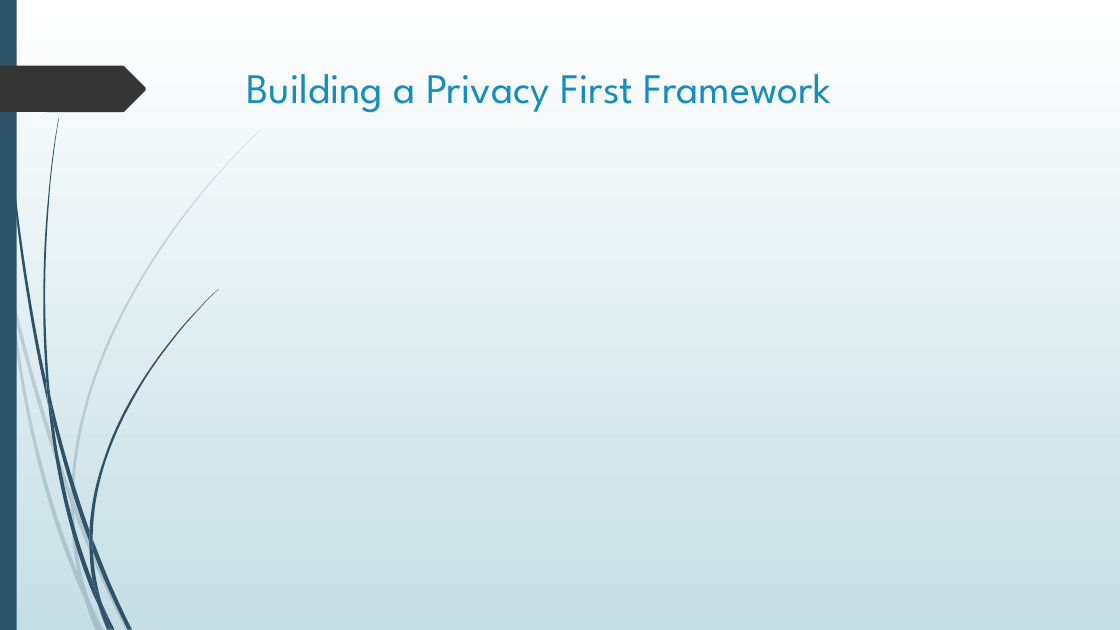
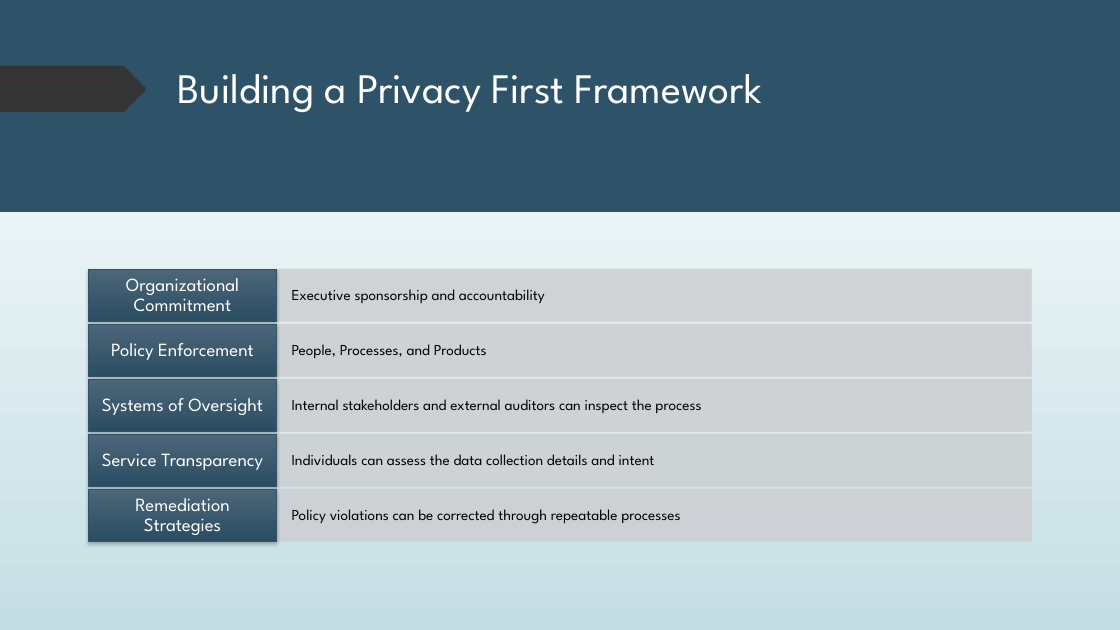
Before and after one commit to dr-natetorious/TIM-7030-Managing_Risks_and_Privacy, a slide deck: slide 12 of Week7_MasterDataMgmt/BachmeierNTIM7030-7.pptx. Drawn at 1120x630 pixels with LibreOffice and Linux fonts; fonts in the diff are those of the drawing. Boxes give left, top, right and bottom in pixels: in the first picture for what was removed or moved away, otherwise in the second. Text is boxed around its words. In the diff, an @@ line names an element or a change of style, - is before the commit and + after.

```diff
--- a/Week7_MasterDataMgmt/BachmeierNTIM7030-7.pptx
+++ b/Week7_MasterDataMgmt/BachmeierNTIM7030-7.pptx
@@ rectangle added at <box>0,0,1120,630</box>, fill gradient #FFFFFF to #C5DEE5 @@
@@ rectangle added at <box>0,0,1120,212</box>, fill #2E5369 @@
@@ title "Building a Privacy First Framework": place and size @@
-title "Building a Privacy First Framework" at <box>247,74,831,113</box>
+title "Building a Privacy First Framework" at <box>178,74,762,112</box>
@@ title "Building a Privacy First Framework" at <box>178,74,762,112</box>: text colour #178DBB to #FFFFFF @@
@@ freeform shape removed at <box>0,66,146,112</box> @@
@@ freeform shape added at <box>0,66,146,112</box>, fill #353535 @@
@@ group added at <box>88,270,1032,542</box>: 10 rectangles, 10 texts @@
+Executive sponsorship and accountability
+Organizational Commitment
+People, Processes, and Products
+Policy Enforcement
+Internal stakeholders and external auditors can inspect the process
+Systems of Oversight
+Individuals can assess the data collection details and intent
+Service Transparency
+Policy violations can be corrected through repeatable processes
+Remediation Strategies
```
Also in this commit, not shown: 1 other slide changed, 1 other file.
